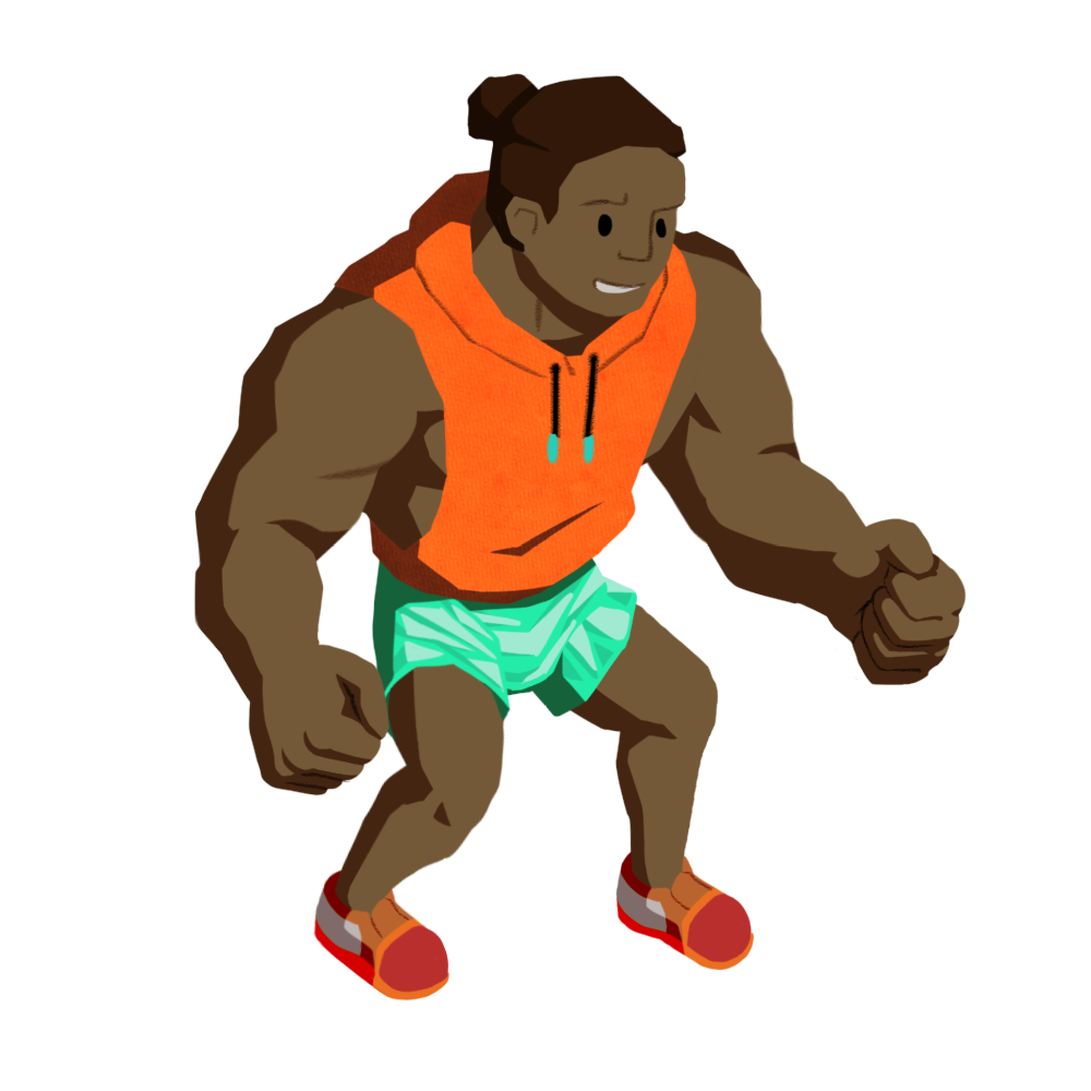
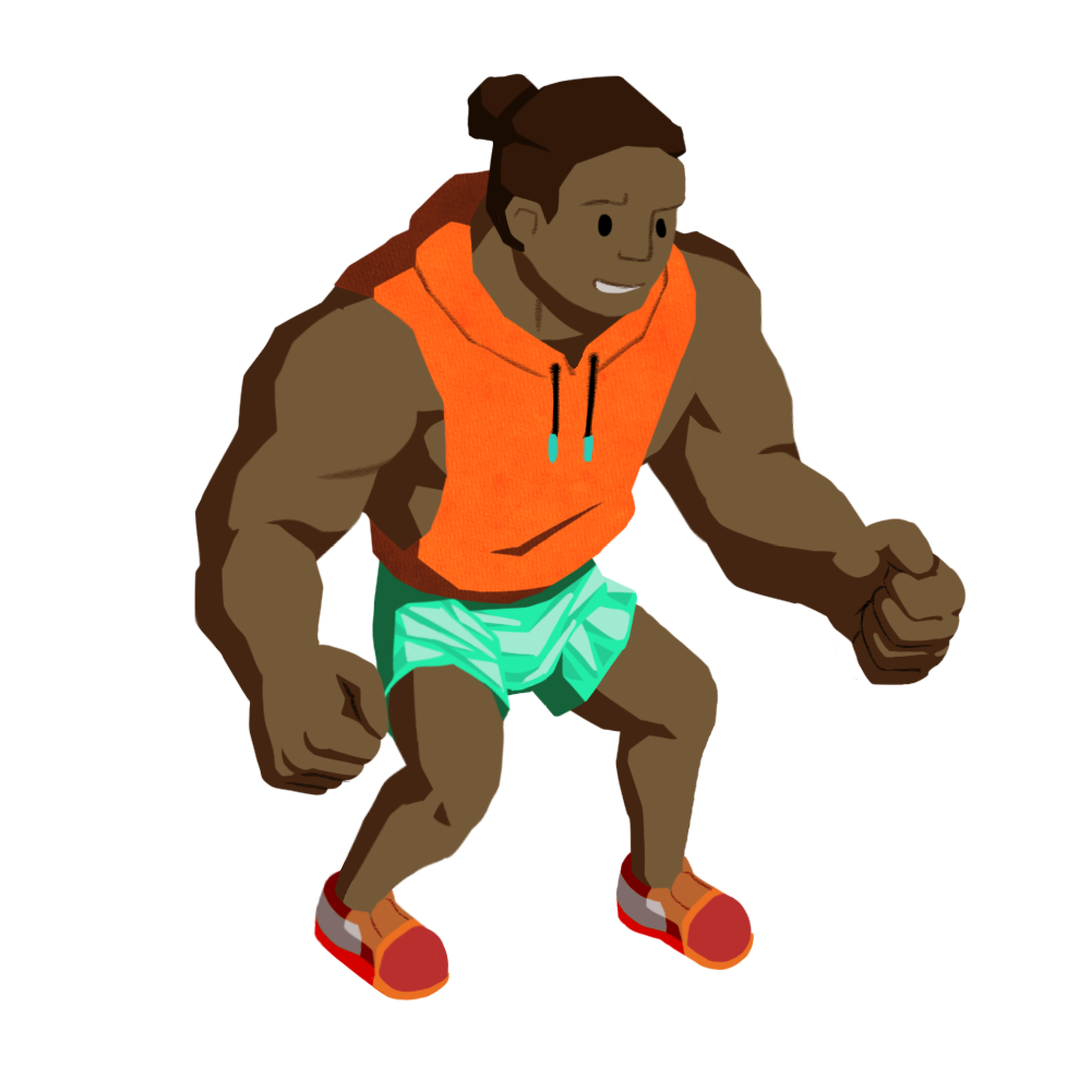
Layered file, before and after one edit (1091×1091). Changes by layer:
painted on "Layer 23 Copy" over bbox(335, 864, 393, 911)
painted on "Layer 21 Copy" over bbox(335, 857, 401, 911)
painted on "Layer 24 Copy" over bbox(486, 191, 631, 465)
painted on "Layer 23 Copy 2" over bbox(630, 844, 684, 888)
painted on "Layer 20 Copy 2" over bbox(631, 856, 684, 888)
